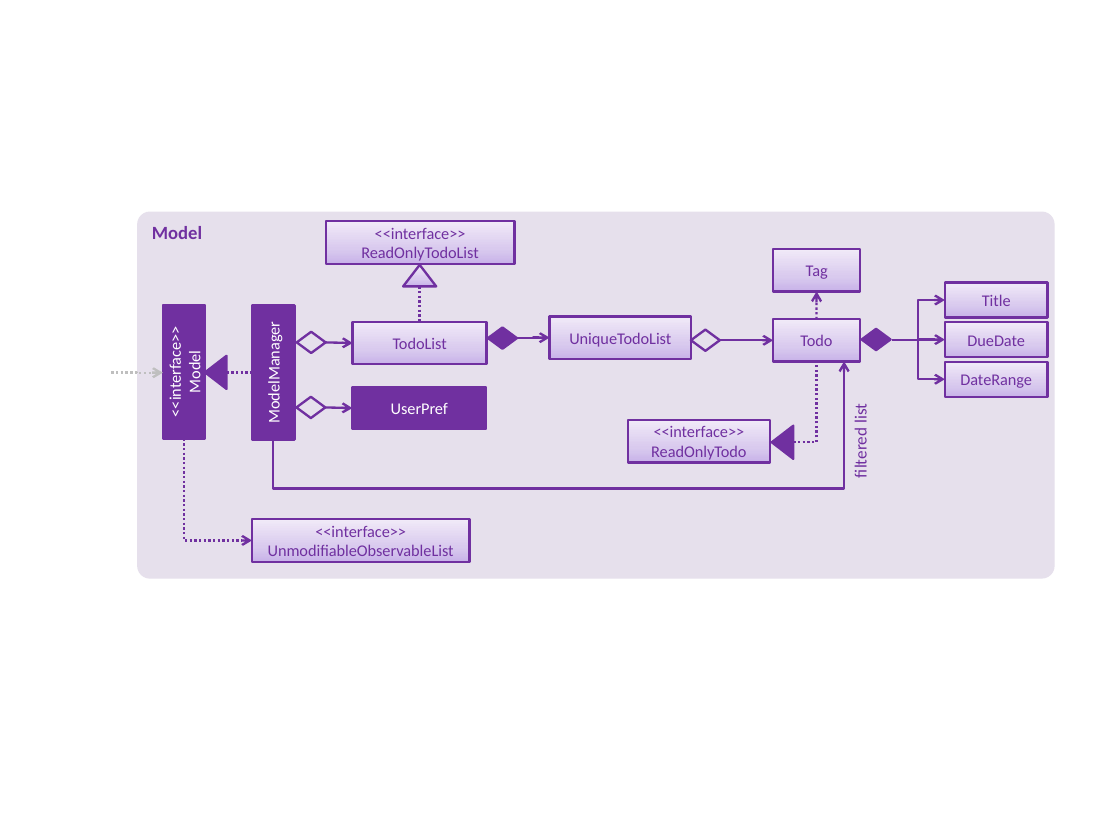
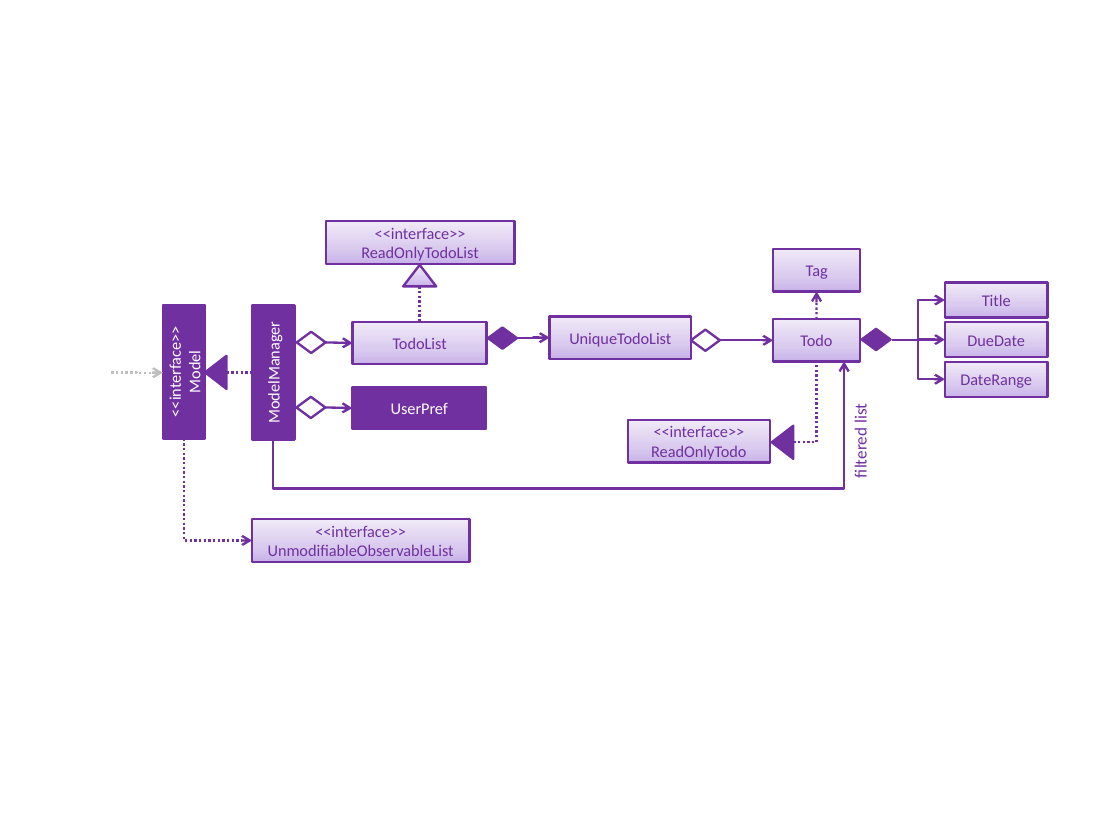
Before and after one commit to CS2103AUG2016-W13-C3/addressbook-level4, a slide deck: slide 9 of docs/diagrams/Diagrams.pptx (slide 8 before the commit). Drawn at 1120x840 pixels with LibreOffice and Linux fonts; fonts in the diff are those of the drawing. Boxes give left, top, right and bottom in pixels: in the first picture for what was removed or moved away, otherwise in the second. Text is boxed around its words. In the diff, an @@ line names an element or a change of style, - is before the commit and + after.

Commit message:
Update descriptions and diagrams for Logic and Model components

```diff
--- a/docs/diagrams/Diagrams.pptx
+++ b/docs/diagrams/Diagrams.pptx
@@ rounded rectangle removed at bbox=[137, 212, 1054, 579] @@
-Model
```
Also in this commit, not shown: 1 other slide changed, 2 slides added, 1 slide removed, 7 other files.
